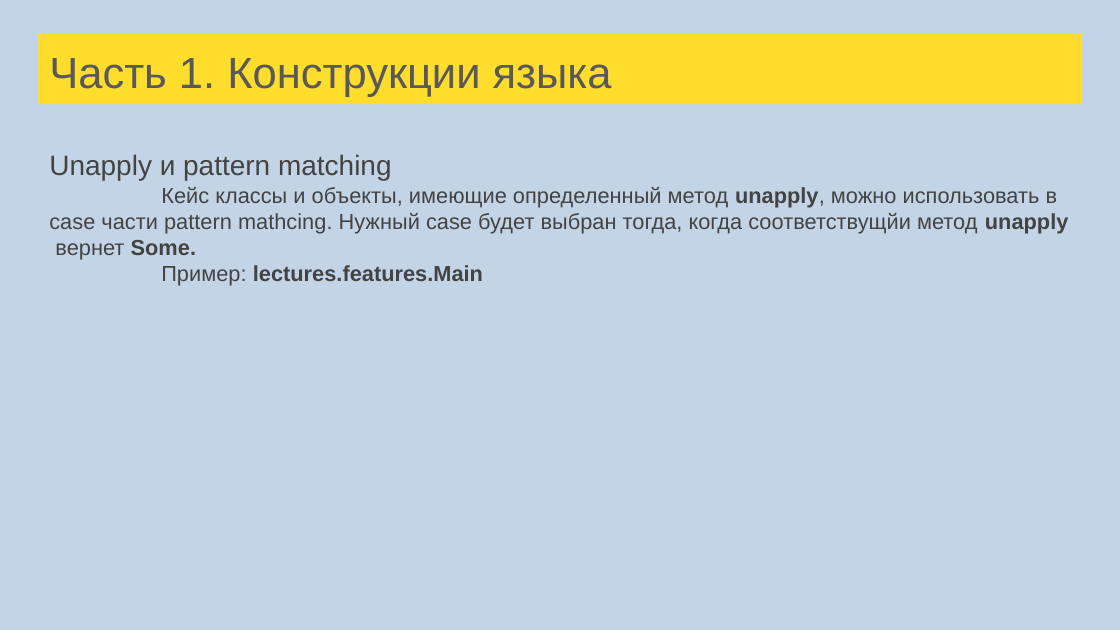
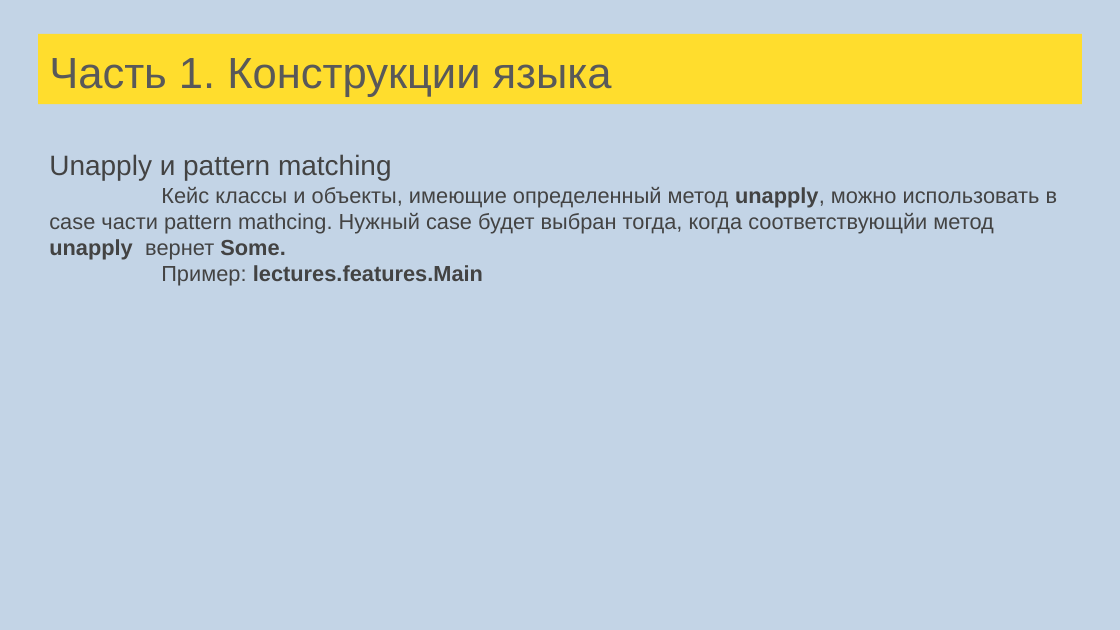
Before and after one commit to tralfamadore/ScalaLectures, a slide deck: slide 83 of src/main/resources/Лекции Scala для FinTech.pptx. Drawn at 1120x630 pixels with LibreOffice and Linux fonts; fonts in the diff are those of the drawing. Boxes give left, top, right and bottom in pixels: in the first picture for what was removed or moved away, otherwise in the second. Text is boxed around its words. In the diff, an @@ line names an element or a change of style, - is before the commit and + after.

```diff
--- a/src/main/resources/Лекции Scala для FinTech.pptx
+++ b/src/main/resources/Лекции Scala для FinTech.pptx
@@ text at [49,187,1058,260]: text changed @@
-Кейс классы и объекты, имеющие определенный метод unapply, можно использовать в case части pattern mathcing. Нужный сase будет выбран тогда, когда соответствущйи метод unapply вернет Some.
+Кейс классы и объекты, имеющие определенный метод unapply, можно использовать в case части pattern mathcing. Нужный сase будет выбран тогда, когда соответствующйи метод unapply вернет Some.
```
Also in this commit, not shown: 3 other slides changed, 11 slides added, 3 other files.
